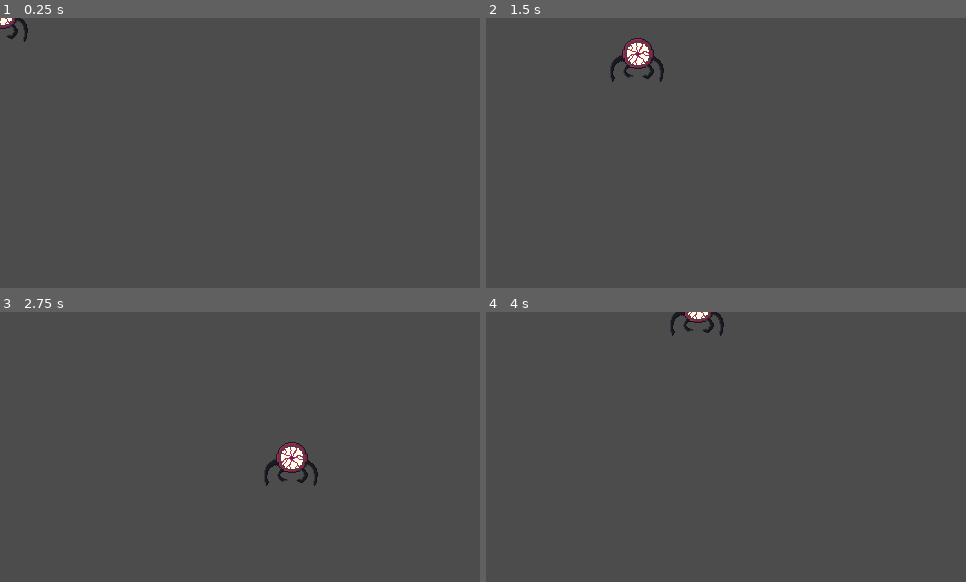
Above: before the commit, frames 1-4 (two rows, left to right).
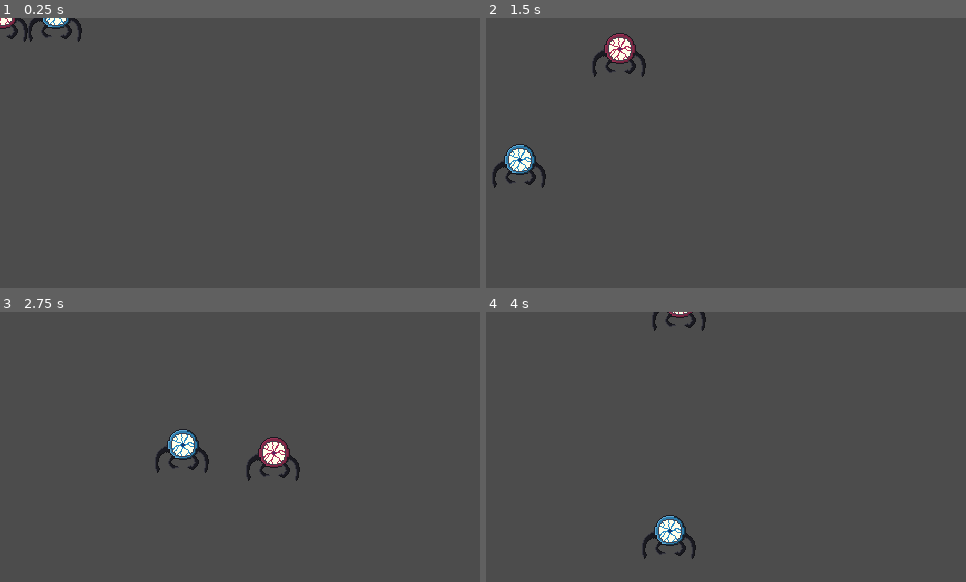
Above: after the commit, the same moments.

Repository: vladimir-sharpie/godot-project
Game: Godot game, scene res://Node2D.tscn
Two runs of this game, one before a commit and one after it. Both use one fixed random seed, a clock stepped at 60 frames per second and the inputs below.
Inputs:
- Up to frame 1 (0.25 s): no input
- Up to frame 2 (1.5 s): tap Enter at 0.5 s; hold D (right) 0.53-1.28 s; hold Down (down2, bound only after the commit) 0.53-1.28 s; tap Left (left2, bound only after the commit) at 0.8, 1.35 s; hold S (down) from 1.28 s (still down)
- Up to frame 3 (2.75 s): tap Right (right2, bound only after the commit) at 1.55 s; release S (down) at 2.03 s; hold D (right) from 2.03 s (still down); hold Right (right2, bound only after the commit) from 2.03 s (still down); tap Up (up2, bound only after the commit) at 2.3 s
- Up to frame 4 (4 s): release D (right) at 2.78 s; release Right (right2, bound only after the commit) at 2.78 s; hold W (up) 2.78-3.53 s; tap Up (up2, bound only after the commit) at 2.85 s; tap Down (down2, bound only after the commit) at 3.05 s; hold A (left) from 3.53 s (still down); hold Down (down2, bound only after the commit) from 3.53 s (still down); tap Left (left2, bound only after the commit) at 3.8 s

The runs differ from the first frame. In frame 1, 0.4% of the frame differs, in the area x 6-18%, y 0-9%; in frame 2, 2.0%, in the area x 1-38%, y 5-63%; in frame 3, 2.0%; in frame 4, 1.3%.

Commit message:
FINISHED GAME

Diff:
--- /dev/null
+++ b/KinematicBody2D2.gd
@@ -0,0 +1,21 @@
+extends KinematicBody2D
+
+export (int) var speed = 200
+
+var velocity = Vector2()
+
+func get_input():
+    velocity = Vector2()
+    if Input.is_action_pressed('right2'):
+        velocity.x += 1
+    if Input.is_action_pressed('left2'):
+        velocity.x -= 1
+    if Input.is_action_pressed('down2'):
+        velocity.y += 1
+    if Input.is_action_pressed('up2'):
+        velocity.y -= 1
+    velocity = velocity.normalized() * speed
+
+func _physics_process(delta):
+    get_input()
+    velocity = move_and_slide(velocity)
--- a/Node2D.tscn
+++ b/Node2D.tscn
@@ -1,10 +1,9 @@
-[gd_scene load_steps=4 format=2]
+[gd_scene load_steps=5 format=2]
 
 [ext_resource path="res://Sprite2.gd" type="Script" id=1]
 [ext_resource path="res://eye.png" type="Texture" id=2]
-
-[sub_resource type="CircleShape2D" id=1]
-radius = 10.9046
+[ext_resource path="res://KinematicBody2D2.gd" type="Script" id=3]
+[ext_resource path="res://Sprite-00011.png" type="Texture" id=4]
 
 [node name="Node2D" type="Node2D"]
 
@@ -14,7 +13,19 @@
 [node name="Sprite" type="Sprite" parent="KinematicBody2D"]
 texture = ExtResource( 2 )
 
-[node name="CollisionShape2D" type="CollisionShape2D" parent="KinematicBody2D"]
-position = Vector2( 1.84269, 6.29807 )
-scale = Vector2( 2.98271, 2.52342 )
-shape = SubResource( 1 )
+[node name="CollisionPolygon2D" type="CollisionPolygon2D" parent="KinematicBody2D"]
+position = Vector2( -0.0358245, 0.118088 )
+scale = Vector2( 1.0148, 0.970333 )
+polygon = PoolVector2Array( 1.52665, -21.0801, -1.0436, -20.4037, -4.69605, -19.3215, -11.054, -14.7221, -14.7065, -3.76475, -24.0405, 5.29874, -25.8106, 14.2373, -24.3111, 24.5079, -20.9292, 21.6671, -21.9437, 11.3033, -16.1945, 3.40487, -11.1893, 5.70457, -14.1654, 13.0095, -7.53685, 20.5849, -2.39636, 18.8263, -6.72519, 14.6328, -9.16016, 11.9273, -6.31936, 9.49229, 4.63799, 10.9803, 9.1021, 10.1687, 11.6723, 12.4684, 10.996, 15.8503, 6.71723, 17.5678, 5.85547, 18.8263, 11.2666, 21.7706, 16.9481, 18.8263, 18.5714, 13.5506, 14.7837, 6.11039, 16.5423, 3.2696, 21.818, 6.11039, 23.4413, 11.2509, 23.5766, 17.8794, 23.1707, 23.1979, 25.6058, 23.9668, 27.4996, 18.8263, 28.0407, 12.6036, 26.4174, 5.16346, 23.5766, 0.428802, 19.3831, -1.60034, 17.895, -8.76996, 16.0012, -12.4224, 10.996, -17.6982, 6.12603, -20.4037 )
+
+[node name="KinematicBody2D2" type="KinematicBody2D" parent="."]
+position = Vector2( 54.4123, 0.181942 )
+script = ExtResource( 3 )
+
+[node name="Sprite-00011" type="Sprite" parent="KinematicBody2D2"]
+texture = ExtResource( 4 )
+
+[node name="CollisionPolygon2D2" type="CollisionPolygon2D" parent="KinematicBody2D2"]
+position = Vector2( 0.207527, 0.488228 )
+scale = Vector2( 1.0148, 0.970333 )
+polygon = PoolVector2Array( 1.52665, -21.0801, -1.0436, -20.4037, -4.69605, -19.3215, -11.054, -14.7221, -14.7065, -3.76475, -24.0405, 5.29874, -25.8106, 14.2373, -24.3111, 24.5079, -20.9292, 21.6671, -21.9437, 11.3033, -16.1945, 3.40487, -11.1893, 5.70457, -14.1654, 13.0095, -7.53685, 20.5849, -2.39636, 18.8263, -6.72519, 14.6328, -9.16016, 11.9273, -6.31936, 9.49229, 4.63799, 10.9803, 9.1021, 10.1687, 11.6723, 12.4684, 10.996, 15.8503, 6.71723, 17.5678, 5.85547, 18.8263, 11.2666, 21.7706, 16.9481, 18.8263, 18.5714, 13.5506, 14.7837, 6.11039, 16.5423, 3.2696, 21.818, 6.11039, 23.4413, 11.2509, 23.5766, 17.8794, 23.1707, 23.1979, 25.6058, 23.9668, 27.4996, 18.8263, 28.0407, 12.6036, 26.4174, 5.16346, 23.5766, 0.428802, 19.3831, -1.60034, 17.895, -8.76996, 16.0012, -12.4224, 10.996, -17.6982, 6.12603, -20.4037 )
--- a/project.godot
+++ b/project.godot
@@ -54,6 +54,26 @@
 "events": [ Object(InputEventKey,"resource_local_to_scene":false,"resource_name":"","device":0,"alt":false,"shift":false,"control":false,"meta":false,"command":false,"pressed":false,"scancode":83,"unicode":0,"echo":false,"script":null)
  ]
 }
+up2={
+"deadzone": 0.5,
+"events": [ Object(InputEventKey,"resource_local_to_scene":false,"resource_name":"","device":0,"alt":false,"shift":false,"control":false,"meta":false,"command":false,"pressed":false,"scancode":16777232,"unicode":0,"echo":false,"script":null)
+ ]
+}
+down2={
+"deadzone": 0.5,
+"events": [ Object(InputEventKey,"resource_local_to_scene":false,"resource_name":"","device":0,"alt":false,"shift":false,"control":false,"meta":false,"command":false,"pressed":false,"scancode":16777234,"unicode":0,"echo":false,"script":null)
+ ]
+}
+left2={
+"deadzone": 0.5,
+"events": [ Object(InputEventKey,"resource_local_to_scene":false,"resource_name":"","device":0,"alt":false,"shift":false,"control":false,"meta":false,"command":false,"pressed":false,"scancode":16777231,"unicode":0,"echo":false,"script":null)
+ ]
+}
+right2={
+"deadzone": 0.5,
+"events": [ Object(InputEventKey,"resource_local_to_scene":false,"resource_name":"","device":0,"alt":false,"shift":false,"control":false,"meta":false,"command":false,"pressed":false,"scancode":16777233,"unicode":0,"echo":false,"script":null)
+ ]
+}
 
 [rendering]
 
Binary file added: Sprite-00011.png
Not shown, added: Sprite-00011.png.import
